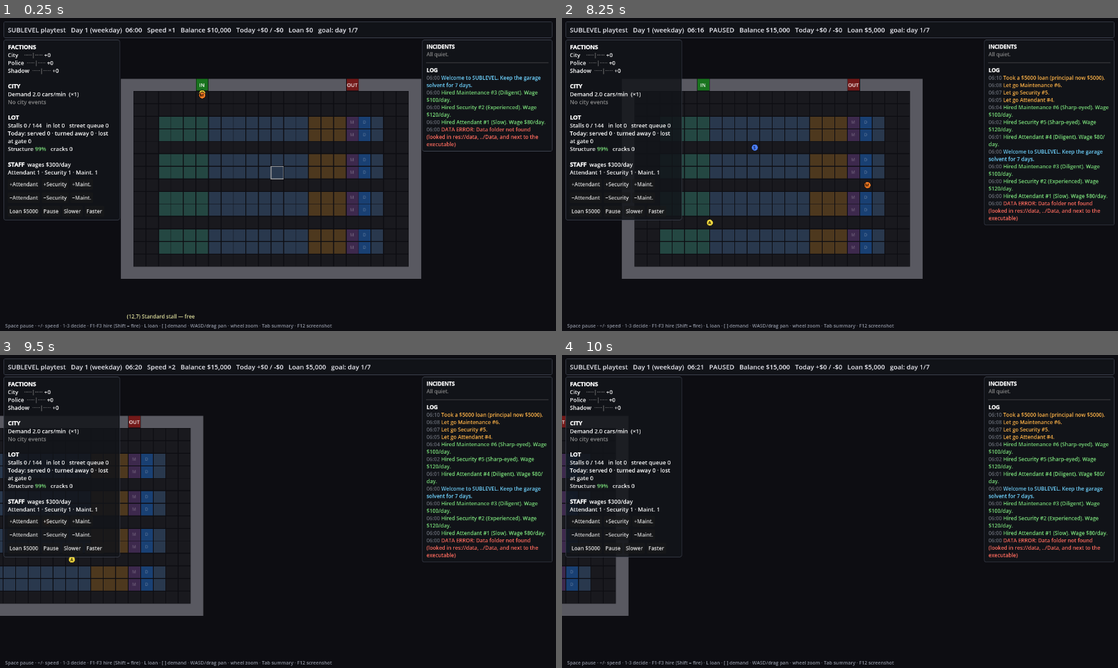
Above: before the commit, frames 1-4 (two rows, left to right).
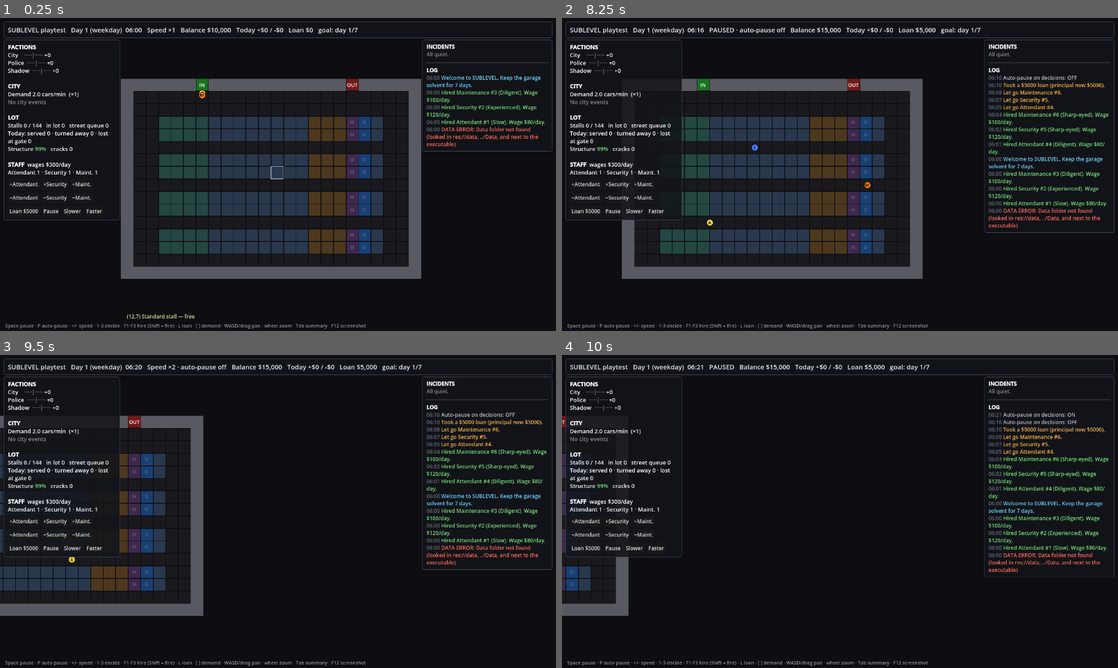
Above: after the commit, the same moments.

Repository: Snowchase/Sublevel
Game: Godot game, scene res://scenes/main.tscn
Two runs of this game, one before a commit and one after it. Both use one fixed random seed, a clock stepped at 60 frames per second and the inputs below.
Inputs (mouse positions are in pixels of both pictures, inside the frame that each line leads up to):
- Up to frame 1 (0.25 s): no input
- Up to frame 2 (8.25 s): click "+Attendant" at 0.5 s; click "+Security" at 1.25 s; click "+Maint." at 2 s; click "−Attendant" at 2.75 s; click "−Security" at 3.5 s; click "−Maint." at 4.25 s; click "Loan $5000" at 5 s; click "Slower" at 5.75 s; click "Faster" at 6.5 s; click "Pause" at 7.25 s; tap Enter at 8 s; move the mouse to (962, 158) at 8.02 s; hold D from 8.03 s (still down); tap P at 8.1 s; click (962, 158) at 8.17 s
- Up to frame 3 (9.5 s): tap Space at 8.27 s; release D at 8.75 s; drag from (166, 527) to (250, 574) at 8.77 s
- Up to frame 4 (10 s): tap Space at 9.5 s; move the mouse to (895, 442) at 9.52 s; hold D from 9.53 s (still down); tap 1 at 9.6 s; tap P at 9.8 s

The runs differ from the first frame. In frame 1, 0.4% of the frame differs, in the area x 6-66%, y 97-100%; in frame 2, 4.3%, in the area x 6-100%, y 3-100%; in frame 3, 4.3%; in frame 4, 3.3%.

Commit message:
feat(godot): auto-pause when a decision card appears
Decision timers run on game time, so at x8 a 45s card expired in under
6 real seconds (seen in CI screenshots: three cards stacked and expiring).
The game now pauses on a new decision and resumes once all pending cards
are answered. P toggles it; --no-autopause disables it. Smoke test covers
the pause/resume flow.

Co-Authored-By: Claude Opus 5.5 <noreply@anthropic.com>
Claude-Session: https://claude.ai/code/session_01LYf7qsBeo5kTP6r7HrEMao

Diff:
--- a/godot/scripts/game/hud.gd
+++ b/godot/scripts/game/hud.gd
@@ -176,7 +176,7 @@
 	_help_label = Label.new()
 	_help_label.add_theme_font_size_override("font_size", 11)
 	_help_label.add_theme_color_override("font_color", Color(0.55, 0.57, 0.62))
-	_help_label.text = "Space pause · +/- speed · 1-3 decide · F1-F3 hire (Shift = fire) · L loan" \
+	_help_label.text = "Space pause · P auto-pause · +/- speed · 1-3 decide · F1-F3 hire (Shift = fire) · L loan" \
 		+ " · [ ] demand · WASD/drag pan · wheel zoom · Tab summary · F12 screenshot"
 	add_child(_help_label)
 
--- a/godot/scripts/game/main.gd
+++ b/godot/scripts/game/main.gd
@@ -12,6 +12,7 @@
 ##   --screenshot-frames=N  (default 30)
 ##   --spawn-incident=TYPE  spawn one incident at start (e.g. SuspiciousVehicle)
 ##   --show-summary      open the session summary overlay at start
+##   --no-autopause      don't pause when a decision card appears
 
 const C = preload("res://scripts/sim/sim_const.gd")
 const Simulation = preload("res://scripts/sim/simulation.gd")
@@ -40,6 +41,8 @@
 var _frame := 0
 var _dragging := false
 var _end_overlay_shown := false
+var auto_pause := true             # pause when a decision card appears (P toggles)
+var _paused_for_decision := false
 
 
 func _ready() -> void:
@@ -87,6 +90,10 @@
 	view.sim = sim
 	hud.sim = sim
 	sim.day_ended.connect(_on_day_ended)
+	sim.decision_required.connect(_on_decision_required)
+	auto_pause = not _opts.has("no-autopause")
+	_paused_for_decision = false
+	paused = false
 
 	if not ok:
 		for e in sim.setup_errors:
@@ -101,7 +108,7 @@
 
 	logger = PlaytestLogger.new()
 	logger.start(sim, {"demand_scale": demand_scale, "speed": SPEEDS[speed_index],
-		"autoplay": _opts.has("autoplay"), "data_dir": sim.data.data_dir})
+		"autoplay": _opts.has("autoplay"), "auto_pause": auto_pause, "data_dir": sim.data.data_dir})
 	print("[SUBLEVEL] Session seed %d — log: %s" % [session_seed, logger.absolute_path()])
 
 	for _i in int(_opts.get("warmup-ticks", "0")):
@@ -181,6 +188,26 @@
 		return
 	if sim.resolve_decision(inc.id, index):
 		logger.note(sim, "decision", {"incident": inc.type_name, "branch": index})
+		if _paused_for_decision and sim.next_decision() == null:
+			_paused_for_decision = false
+			paused = false
+			_update_speed_text()
+
+
+## Decision timers run on game time, so at ×8 a 45s card lasts under 6 real
+## seconds. Auto-pause gives the player time to read it (toggle with P).
+func _on_decision_required(_incident) -> void:
+	if auto_pause and not _opts.has("autoplay") and not paused:
+		paused = true
+		_paused_for_decision = true
+		_update_speed_text()
+
+
+func _toggle_auto_pause() -> void:
+	auto_pause = not auto_pause
+	sim.log_message("Auto-pause on decisions: %s" % ("ON" if auto_pause else "OFF"), "info")
+	logger.note(sim, "auto_pause", auto_pause)
+	_update_speed_text()
 
 
 func _hire(role: int) -> void:
@@ -214,6 +241,7 @@
 
 func _toggle_pause() -> void:
 	paused = not paused
+	_paused_for_decision = false
 	_update_speed_text()
 
 
@@ -230,7 +258,14 @@
 
 
 func _update_speed_text() -> void:
-	hud.speed_text = "PAUSED" if paused else "Speed ×%d" % SPEEDS[speed_index]
+	if _paused_for_decision:
+		hud.speed_text = "PAUSED — decide (1-3)"
+	elif paused:
+		hud.speed_text = "PAUSED"
+	else:
+		hud.speed_text = "Speed ×%d" % SPEEDS[speed_index]
+	if not auto_pause:
+		hud.speed_text += " · auto-pause off"
 	hud.demand_scale_text = _fmt_scale(demand_scale)
 
 
@@ -269,6 +304,8 @@
 	match k.keycode:
 		KEY_SPACE:
 			_toggle_pause()
+		KEY_P:
+			_toggle_auto_pause()
 		KEY_EQUAL, KEY_PLUS, KEY_KP_ADD:
 			_step_speed(1)
 		KEY_MINUS, KEY_KP_SUBTRACT:
--- a/godot/tests/run_tests.gd
+++ b/godot/tests/run_tests.gd
@@ -457,6 +457,18 @@
 	var main = load("res://scenes/main.tscn").instantiate()
 	root.add_child(main)
 	check(main.sim != null and main.sim.staff.size() == 3, "main scene starts a session with the starter crew")
+
+	# Auto-pause: a new decision pauses the game; answering the last one resumes it.
+	check(main.auto_pause, "auto-pause is on by default")
+	main.sim.spawn_incident("SuspiciousVehicle")
+	check(main.paused, "a new decision card pauses the game")
+	var paused_tick: int = main.sim.tick_count
+	main._process(0.5)
+	check(main.sim.tick_count == paused_tick, "no sim ticks while paused for a decision")
+	main._choose_branch(1)   # Look the Other Way — never gated
+	check(not main.paused, "answering the last pending decision resumes play")
+	main.auto_pause = false  # keep the timing check below deterministic
+
 	var t0: int = main.sim.tick_count
 	for _i in 10:
 		main._process(0.1)
Not shown, changed: godot/README.md
